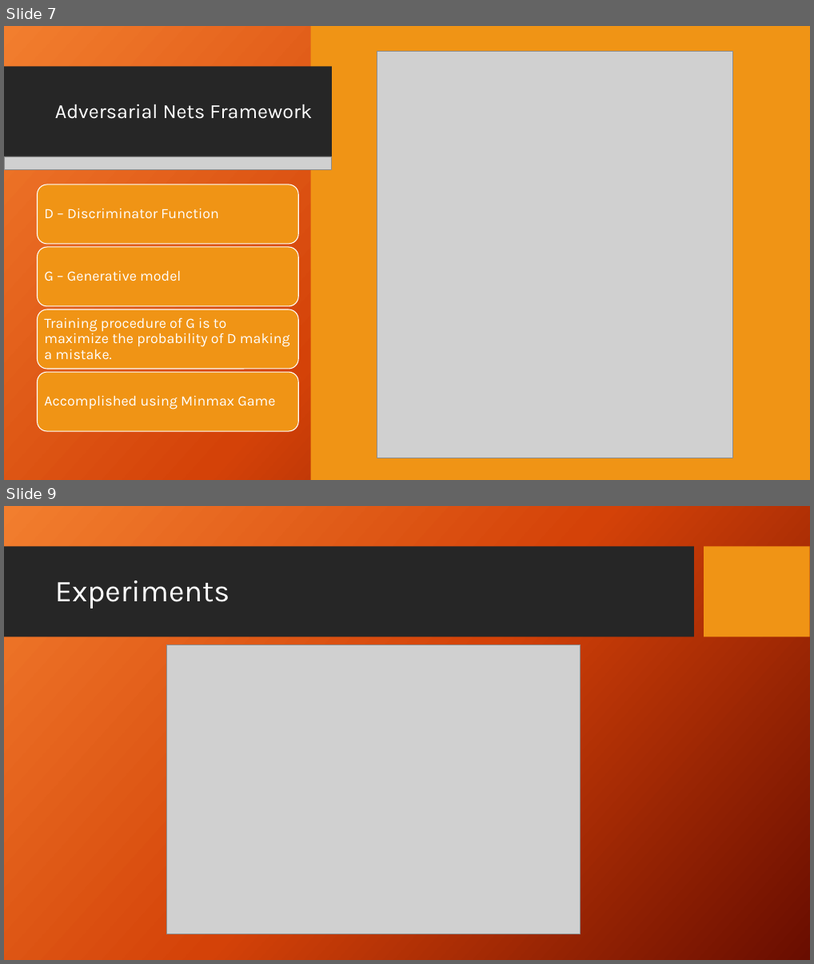
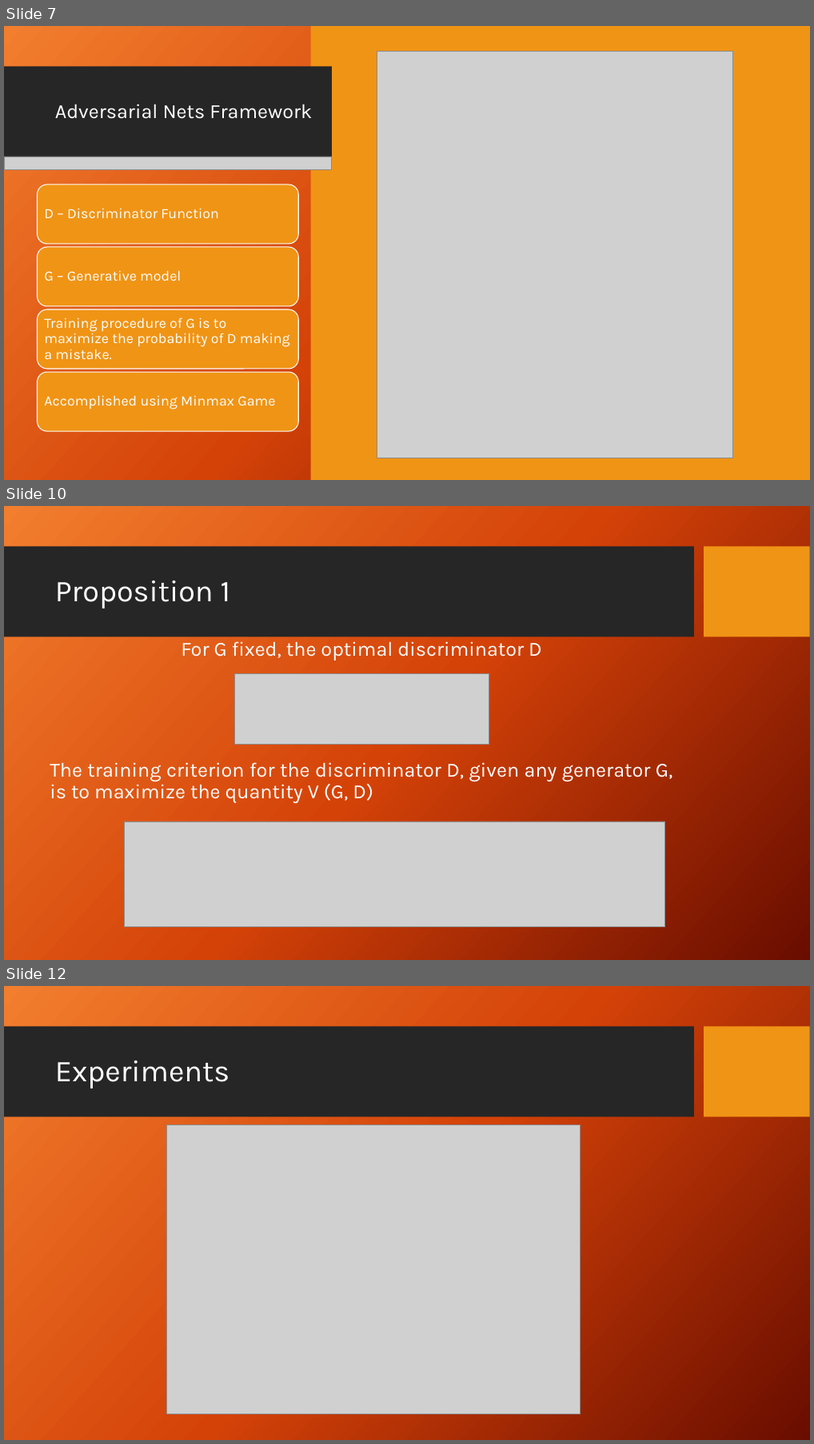
Before and after one commit to agx01/gans_presentation, a slide deck: GANs_Presentation.pptx. Shown one above the other, each under a label of ours: slides 7 and 9 before the commit, slides 7, 10 and 12 after it; the slides between them are not shown. The pictures are 814x964 and 814x1444 pixels, drawn with LibreOffice and Linux fonts; fonts in the diff are those of the drawing; grey boxes stand for pictures; background and template pictures are left out. Boxes give left, top, right and bottom in pixels: in the first picture for what was removed or moved away, otherwise in the second. Text is boxed around its words. In the diff, an @@ line names an element or a change of style, - is before the commit and + after.

```diff
--- a/GANs_Presentation.pptx
+++ b/GANs_Presentation.pptx
@@ slide 10 added at (x1=4, y1=506, x2=810, y2=960), background picture (left out); not listed: 2 template elements that a slide beside it also shows @@
@@ title added at (x1=55, y1=580, x2=230, y2=608), 36 pt, text #FFFFFF @@
+Proposition 1
@@ text added at (x1=50, y1=641, x2=674, y2=803), 24 pt, text #FFFFFF @@
+For G fixed, the optimal discriminator D
+The training criterion for the discriminator D, given any generator G, is to maximize the quantity V (G, D)
@@ picture added at (x1=234, y1=673, x2=489, y2=744) @@
@@ picture added at (x1=124, y1=821, x2=666, y2=927) @@
@@ what was slide 9 is now slide 12 @@
```
Also in this commit, not shown: 1 slide changed, 2 other slides added.
